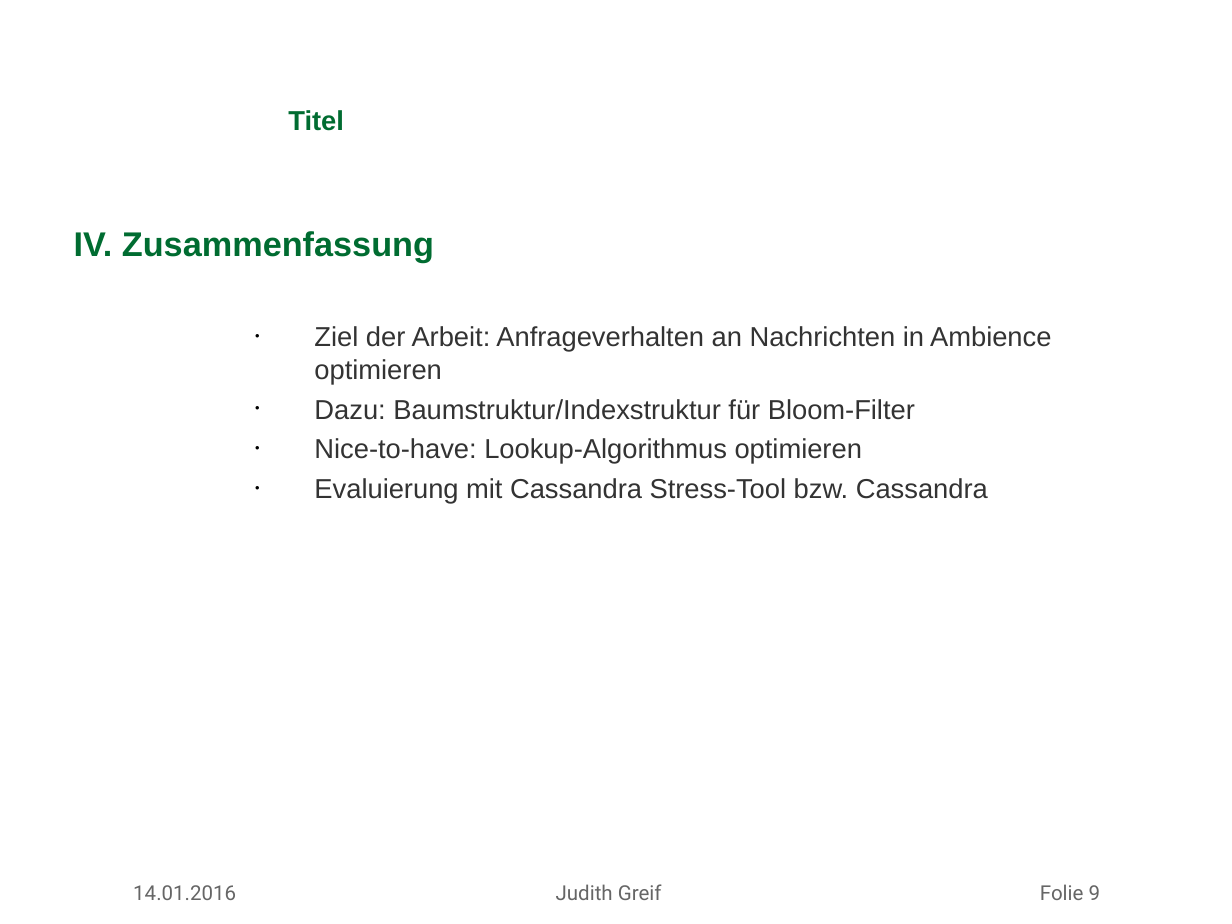
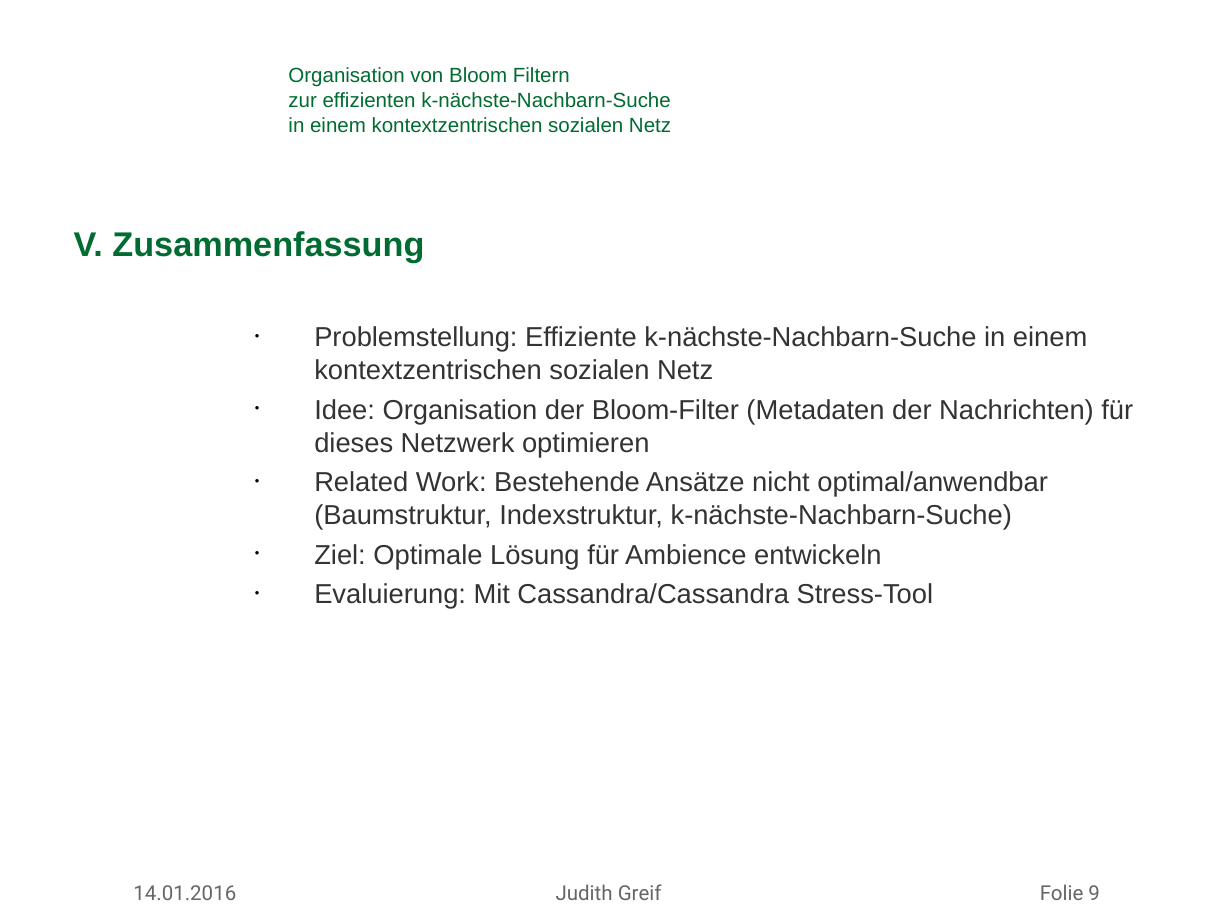
Before and after one commit to missgreenwood/masterarbeit, a slide deck: slide 9 of mdsg_latex_10062012/slides/antrittsvortrag_greif.ppt. Drawn at 1232x924 pixels with LibreOffice and Linux fonts; fonts in the diff are those of the drawing; background and template pictures are left out. Boxes give left, top, right and bottom in pixels: in the first picture for what was removed or moved away, otherwise in the second. Text is boxed around its words. In the diff, an @@ line names an element or a change of style, - is before the commit and + after.

```diff
--- a/mdsg_latex_10062012/slides/antrittsvortrag_greif.ppt
+++ b/mdsg_latex_10062012/slides/antrittsvortrag_greif.ppt
@@ title at (288,67,671,133): text changed; size 16 to 12 pt; bold off @@
-Titel
+Organisation von Bloom Filtern
+zur effizienten k-nächste-Nachbarn-Suche
+in einem kontextzentrischen sozialen Netz
@@ text at (74,231,1133,609): text changed @@
-IV. Zusammenfassung
-    • Ziel der Arbeit: Anfrageverhalten an Nachrichten in Ambience optimieren
-    • Dazu: Baumstruktur/Indexstruktur für Bloom-Filter
-    • Nice-to-have: Lookup-Algorithmus optimieren
-    • Evaluierung mit Cassandra Stress-Tool bzw. Cassandra
+V. Zusammenfassung
+    • Problemstellung: Effiziente k-nächste-Nachbarn-Suche in einem kontextzentrischen sozialen Netz
+    • Idee: Organisation der Bloom-Filter (Metadaten der Nachrichten) für dieses Netzwerk optimieren
+    • Related Work: Bestehende Ansätze nicht optimal/anwendbar (Baumstruktur, Indexstruktur, k-nächste-Nachbarn-Suche)
+    • Ziel: Optimale Lösung für Ambience entwickeln
+    • Evaluierung: Mit Cassandra/Cassandra Stress-Tool
```
Also in this commit, not shown: 7 other slides changed, 1 slide added, 1 slide removed, 16 other files.
